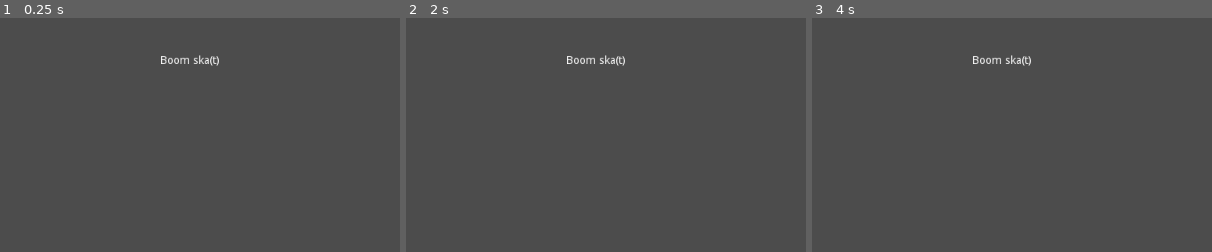
Above: before the commit, frames 1-3 (left to right).
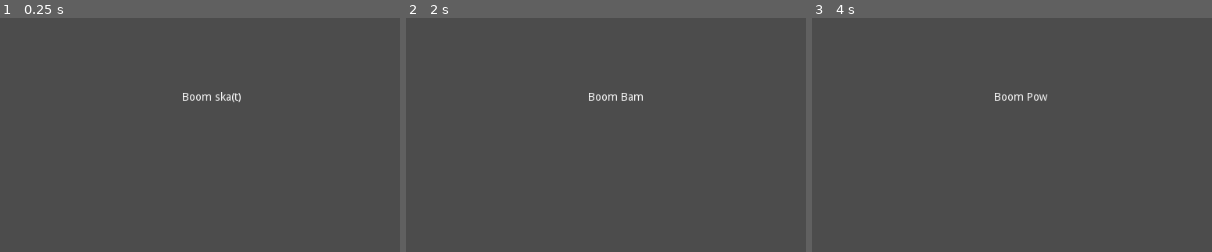
Above: after the commit, the same moments.

Repository: igniseros/Delve
Game: Godot game, scene res://Scenes/Big Dumb.tscn
The game is run twice, just before and just after one commit, with the same random seed, the same clock (stepped at 60 frames per second) and the same inputs.
Inputs:
- Up to frame 1 (0.25 s): no input
- Up to frame 2 (2 s): tap Enter at 0.5 s; tap Space at 1.25 s
- Up to frame 3 (4 s): tap Enter at 2, 3.5 s; tap Space at 2.75 s
The pictures show only the part of the screen within x 2-52%, y 0-50%; the shares and areas given below are measured in that part.

The runs differ from the first frame. In frame 1, 0.6% of the frame differs, in the area x 40-61%, y 15-36%; in frame 2, 0.5%; in frame 3, 0.5%.

Commit message:
made like one thing

Diff:
--- a/The Stuff/Scenes/Big Dumb.tscn
+++ b/The Stuff/Scenes/Big Dumb.tscn
@@ -1,10 +1,13 @@
-[gd_scene format=2]
+[gd_scene load_steps=2 format=2]
+
+[ext_resource path="res://Scripts/Big Dumb.gd" type="Script" id=1]
 
 [node name="Node2D" type="Node2D"]
+script = ExtResource( 1 )
 
 [node name="Label" type="Label" parent="."]
-margin_left = 223.0
-margin_top = 48.0
-margin_right = 571.0
-margin_bottom = 133.0
+margin_left = 250.59
+margin_top = 95.3684
+margin_right = 326.59
+margin_bottom = 109.368
 text = "Boom ska(t)"
--- /dev/null
+++ b/The Stuff/Scripts/Big Dumb.gd
@@ -0,0 +1,28 @@
+extends Node2D
+
+var totalTime = 0 #total time that will count up
+export(float) var threshholdTime = 2 #adding export puts it in the editor
+var i = 0 #just a varriable
+
+
+func _ready(): #this is an example script for you berkley!
+	set_process(true) #turns on the _process function
+	print(self.get_path()) #prints the path to the consol
+
+func _process(delta): #runs every frame with delta being the time between frames
+	totalTime += delta #counts up like a stop watch
+	var array = ["Ska(t)","Bam","Pow","Bing"] #just some words
+	var label = get_tree().get_root().get_node("Node2D/Label") #gets label node
+	if (totalTime >= threshholdTime): #runs inside of total time has passed the threshhold time
+		i+= 1 #counts up i
+		if (i >= array.size()):
+			i = 0 #resets i if i is above or equal to array length (0 based arrays are used here)
+		label.set_text("Boom " + array[i]) #sets text to index i in Array array (this line is not in above if statement)
+		totalTime = 0 # resets total time
+
+
+
+	#These are for your viewing pleasure
+	print(label.get_path())
+	print(i)
+	print(totalTime)
